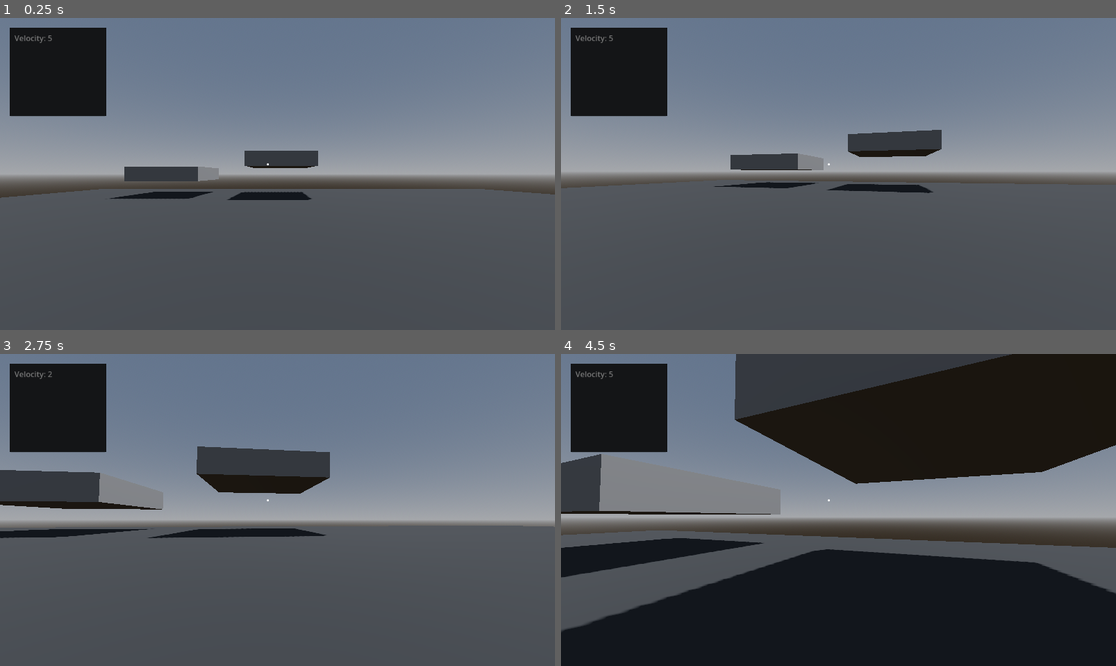
Above: before the commit, frames 1-4 (two rows, left to right).
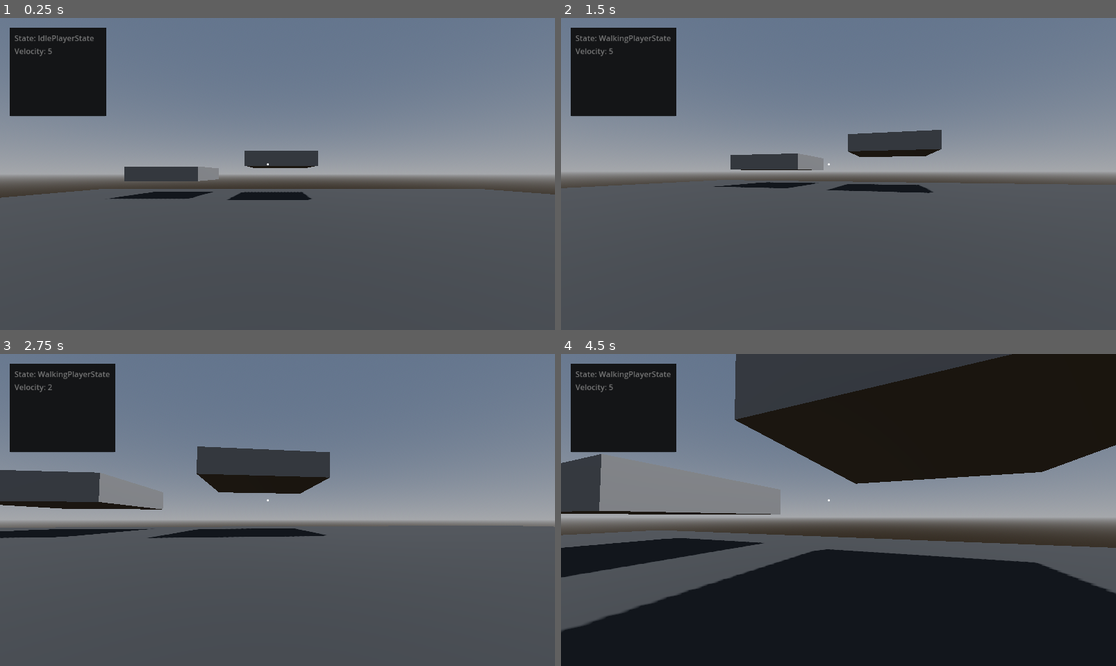
Above: after the commit, the same moments.

Repository: Muhammad-Jamal/FPSTryOut
Game: Godot game, scene res://Levels/Main.tscn
The game is run twice, just before and just after one commit, with the same random seed, the same clock (stepped at 60 frames per second) and the same inputs.
Inputs (mouse positions are in pixels of both pictures, inside the frame that each line leads up to):
- Up to frame 1 (0.25 s): no input
- Up to frame 2 (1.5 s): tap Enter (ui_accept) at 0.5, 0.77 s; move the mouse to (866, 174) at 0.52 s; hold Ctrl (crouch) 0.53-1.28 s; hold W (forward) from 0.53 s (still down); move the mouse to (810, 174) at 1.27 s; tap Ctrl (crouch) at 1.35 s
- Up to frame 3 (2.75 s): keep holding W (forward); tap Enter (ui_accept) at 1.52 s; move the mouse to (288, 503) at 2.02 s; hold Ctrl (crouch) from 2.03 s (still down)
- Up to frame 4 (4.5 s): keep holding W (forward); move the mouse to (832, 516) at 2.77 s; release Ctrl (crouch) at 2.78 s; tap Ctrl (crouch) at 2.85, 4.35 s; tap Enter (ui_accept) at 3.02, 3.77 s; move the mouse to (877, 513) at 3.52 s; hold Ctrl (crouch) 3.53-4.28 s; move the mouse to (794, 506) at 4.27 s

The runs differ from the first frame. In frame 1, 0.2% of the frame differs, in the area x 2-17%, y 5-13%; in frame 2, 0.7%, in the area x 2-21%, y 3-32%; in frame 3, 0.7%; in frame 4, 0.7%.
Error before the commit: Invalid call. Nonexistent function 'Enter' in base 'Nil'. (res://Scripts/StateMachine/PlayerStateMachine.gd:12)

Commit message:
state machine implementation

Diff:
--- a/Scripts/CharacterScripts/player.gd
+++ b/Scripts/CharacterScripts/player.gd
@@ -16,6 +16,7 @@
 
 
 func _ready():
+	Globals.player = self
 	Input.mouse_mode = Input.MOUSE_MODE_CAPTURED
 	Globals.debug.AddProperty("Velocity", playerMoveSpeed)
 
--- a/Scripts/StateMachine/PlayerStateMachine.gd
+++ b/Scripts/StateMachine/PlayerStateMachine.gd
@@ -2,11 +2,14 @@
 
 @export var currentState:State
 var states:Dictionary = {}
+
 # Called when the node enters the scene tree for the first time.
 func _ready() -> void:
+	Globals.debug.AddProperty("State", currentState.name)
 	for child in get_children():
 		if child is State:
 			states[child.name] = child
+			child.transition.connect(OnStateTransition)
 		else:
 			print("Player State Machine: Incompatible Child Node")
 	currentState.Enter()
@@ -20,9 +23,12 @@
 
 func OnStateTransition(newStateName: StringName):
 	var newState:State = states.get(newStateName)
-	if (newState != null) && (newState == currentState):
-		currentState.Exit()
-		newState.Enter()
-		currentState = newState
+	if (newState != null):
+		#print("state not null")
+		if  (newState != currentState):
+			currentState.Exit()
+			newState.Enter()
+			currentState = newState
 	else:
 		print("Player State Machine: New State Error")
+	Globals.debug.UpdateProperty("State", currentState.name)
--- a/Scripts/globals.gd
+++ b/Scripts/globals.gd
@@ -1,3 +1,4 @@
 extends Node
 
 var debug:Debug # debug panel reference
+var player:Player #PLayer reference
--- /dev/null
+++ b/prefabs/characters/IdlePlayerState.gd
@@ -0,0 +1,13 @@
+class_name IdlePlayerState
+extends State
+
+
+# Called when the node enters the scene tree for the first time.
+func _ready():
+	pass # Replace with function body.
+
+
+# Called every frame. 'delta' is the elapsed time since the previous frame.
+func _process(delta):
+	if Globals.player.velocity != Vector3.ZERO:
+		transition.emit("WalkingPlayerState")
--- /dev/null
+++ b/prefabs/characters/WalkingPlayerState.gd
@@ -0,0 +1,13 @@
+class_name WalkingPlayerState
+extends State
+
+
+# Called when the node enters the scene tree for the first time.
+func _ready():
+	pass # Replace with function body.
+
+
+# Called every frame. 'delta' is the elapsed time since the previous frame.
+func _process(delta):
+	if Globals.player.velocity == Vector3.ZERO:
+		transition.emit("IdlePlayerState")
--- a/prefabs/characters/player.tscn
+++ b/prefabs/characters/player.tscn
@@ -1,10 +1,12 @@
-[gd_scene load_steps=12 format=3 uid="uid://bhlvoe06ppme"]
+[gd_scene load_steps=14 format=3 uid="uid://bhlvoe06ppme"]
 
 [ext_resource type="Script" path="res://Scripts/CharacterScripts/player.gd" id="1_eggie"]
 [ext_resource type="Script" path="res://Scripts/UI-scripts/Reticle.gd" id="2_mfx3v"]
 [ext_resource type="Theme" uid="uid://d2gbw8b0ujkjv" path="res://UITheme/debugPanel.tres" id="3_4h7bg"]
 [ext_resource type="Script" path="res://Scripts/UI-scripts/DebugPanel.gd" id="4_5e7px"]
 [ext_resource type="Script" path="res://Scripts/StateMachine/PlayerStateMachine.gd" id="5_3747f"]
+[ext_resource type="Script" path="res://prefabs/characters/IdlePlayerState.gd" id="6_b1mfd"]
+[ext_resource type="Script" path="res://prefabs/characters/WalkingPlayerState.gd" id="7_ou868"]
 
 [sub_resource type="CapsuleMesh" id="CapsuleMesh_f7t3w"]
 
@@ -191,9 +193,12 @@
 [node name="Panel" type="Panel" parent="UI/DebugPanel"]
 layout_mode = 2
 
-[node name="PlayerStateMachine" type="Node" parent="."]
+[node name="PlayerStateMachine" type="Node" parent="." node_paths=PackedStringArray("currentState")]
 script = ExtResource("5_3747f")
+currentState = NodePath("WalkingPlayerState")
 
 [node name="IdlePlayerState" type="Node" parent="PlayerStateMachine"]
+script = ExtResource("6_b1mfd")
 
 [node name="WalkingPlayerState" type="Node" parent="PlayerStateMachine"]
+script = ExtResource("7_ou868")
